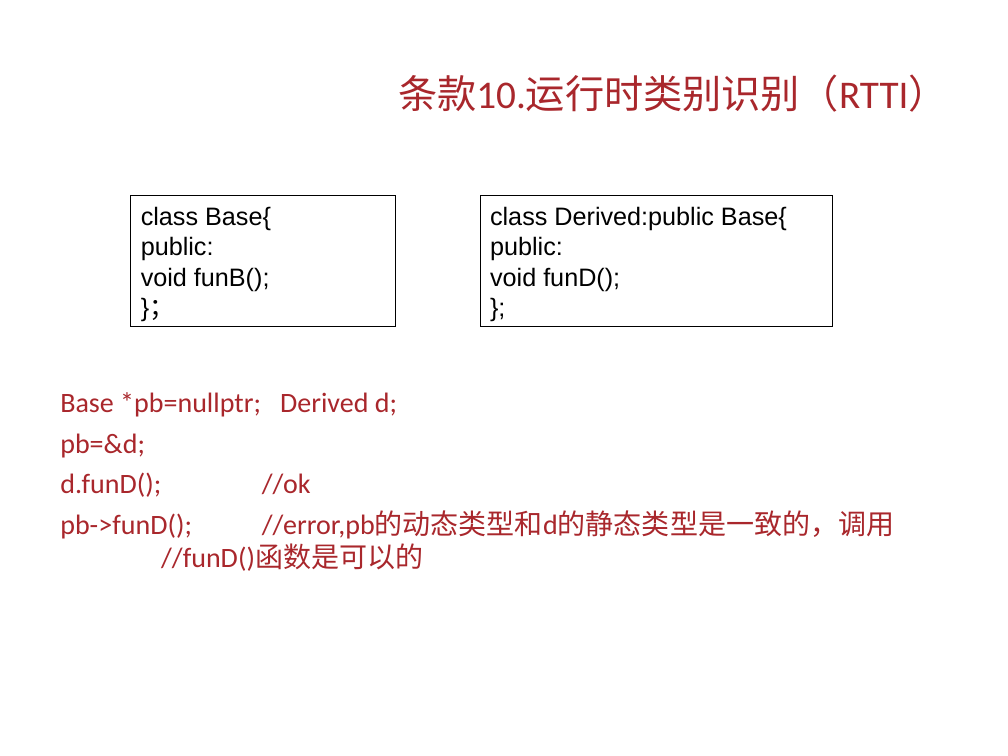
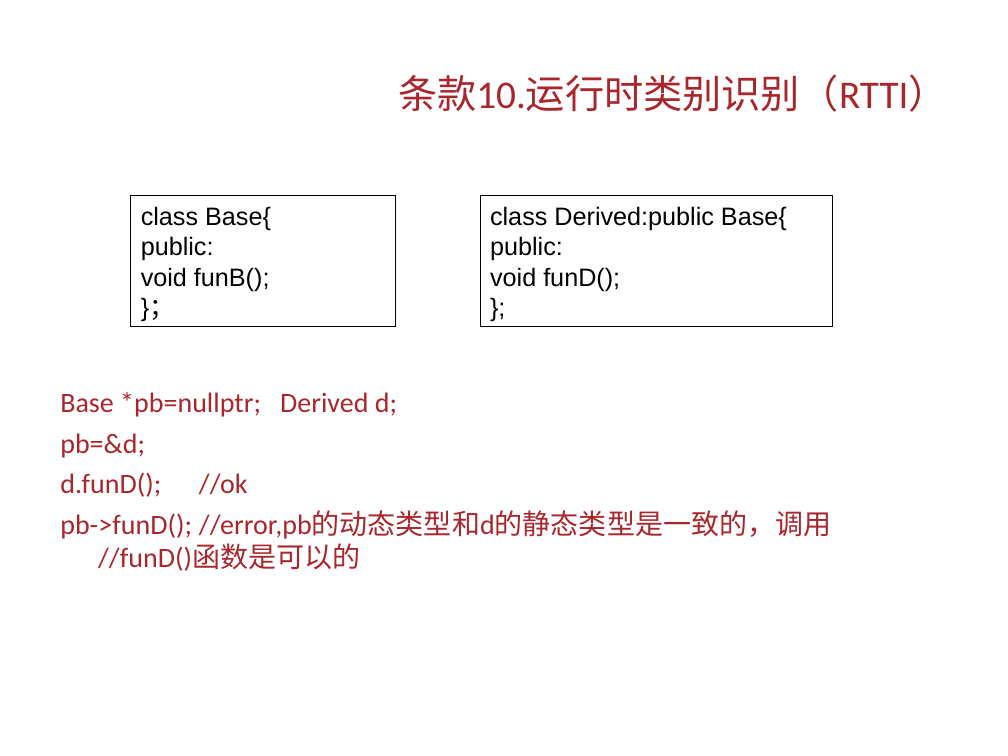
Before and after one commit to Changhe160/Changhe160.github.io, a slide deck: slide 17 of teachingRes/Cplusplus/unit13C++编程杂谈.ppt. Drawn at 1008x756 pixels with LibreOffice and Linux fonts; fonts in the diff are those of the drawing; background and template pictures are left out. Boxes give left, top, right and bottom in pixels: in the first picture for what was removed or moved away, otherwise in the second. Text is boxed around its words. In the diff, an @@ line names an element or a change of style, - is before the commit and + after.

```diff
--- a/teachingRes/Cplusplus/unit13C++编程杂谈.ppt
+++ b/teachingRes/Cplusplus/unit13C++编程杂谈.ppt
@@ text "Base *pb=nullptr; Derived d;" at [60, 392, 831, 571]: indent changed @@
```
Also in this commit, not shown: 4 other slides changed, 1 slide added, 1 slide removed, 3 other files.
